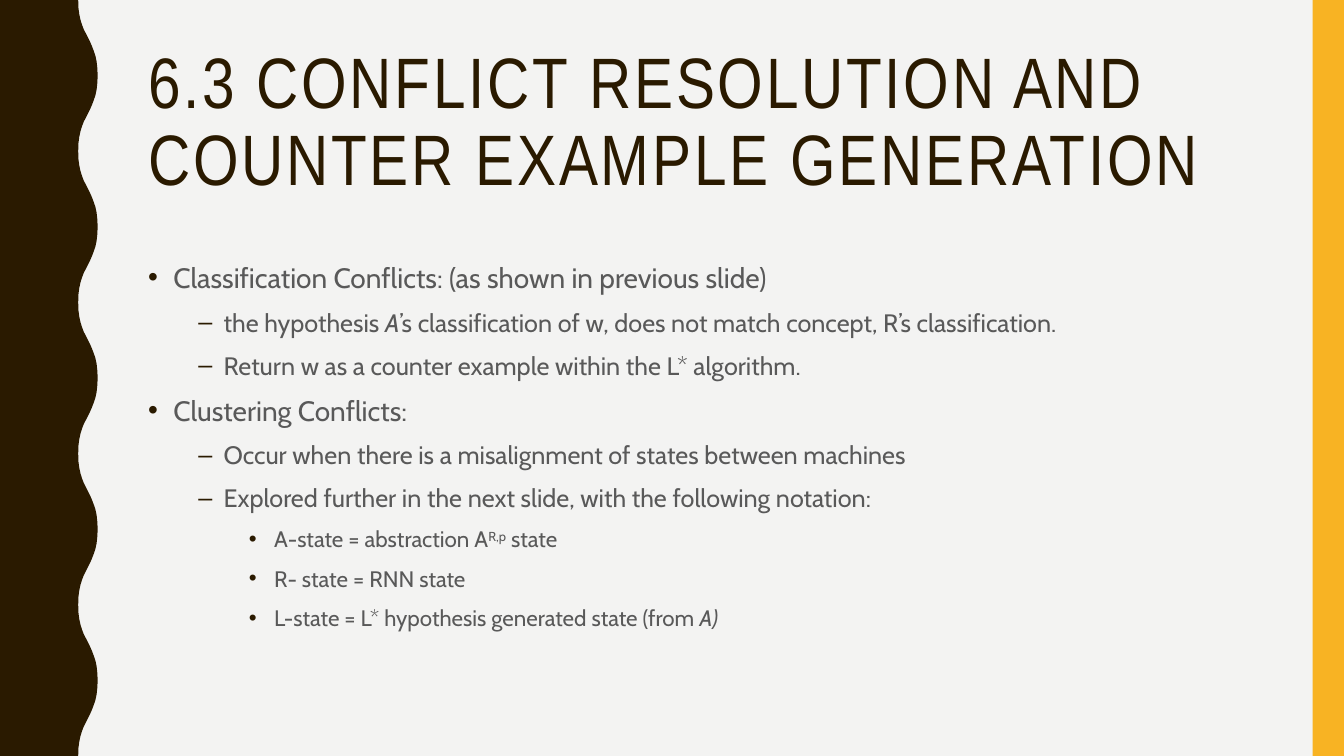
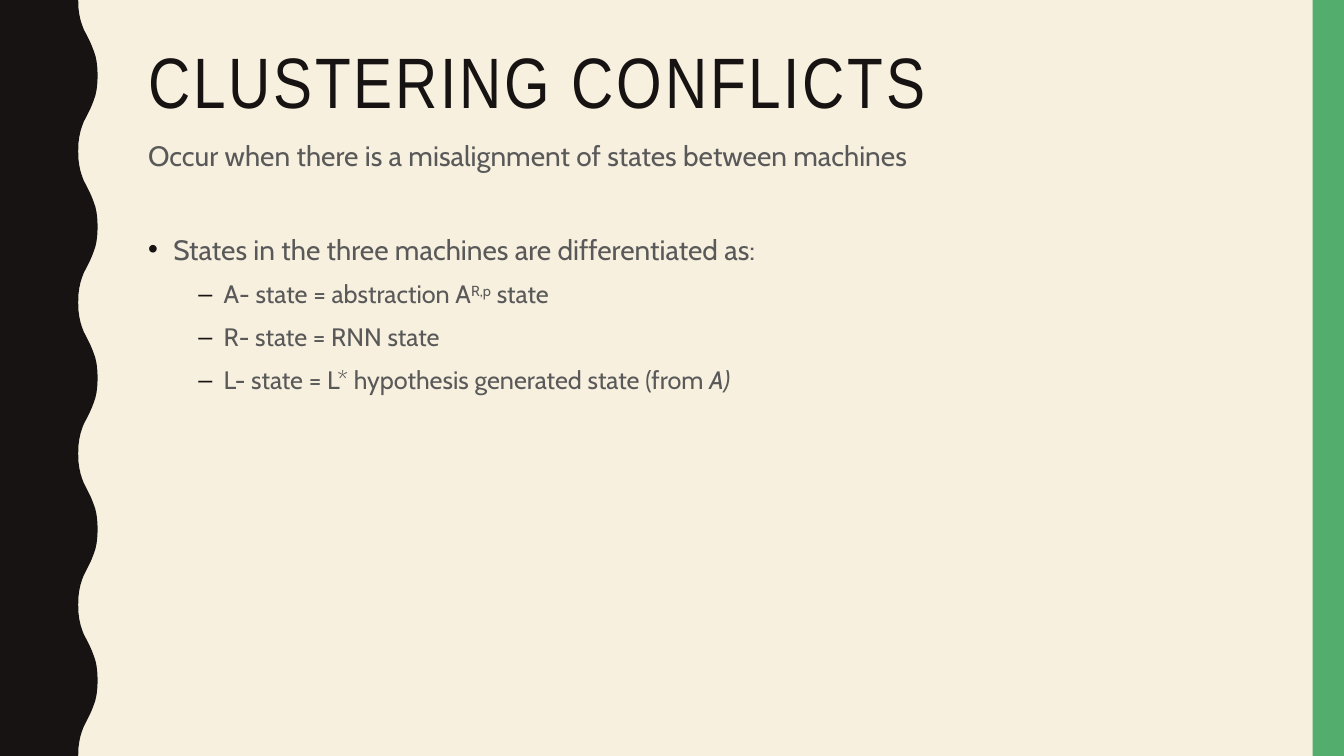
Before and after one commit to KChalk/MLandSyntax, a slide deck: slide 18 of AutomataFromRNN.pptm (slide 16 before the commit). Drawn at 1344x756 pixels with LibreOffice and Linux fonts; fonts in the diff are those of the drawing. Boxes give left, top, right and bottom in pixels: in the first picture for what was removed or moved away, otherwise in the second. Text is boxed around its words. In the diff, an @@ line names an element or a change of style, - is before the commit and + after.

```diff
--- a/AutomataFromRNN.pptm
+++ b/AutomataFromRNN.pptm
@@ background #F3F3F2 to #F7F0DF @@
@@ freeform shape at (0,0,98,756): fill #2A1A00 to #171312 @@
@@ rectangle at (1313,0,1344,756): fill #F8B323 to #53AE6E @@
@@ title at (148,58,926,109): text changed; text colour #2A1A00 to #171312 @@
-6.3 CONFLICT RESOLUTION AND COUNTER EXAMPLE GENERATION
+CLUSTERING CONFLICTS
@@ text "Occur when there is a ...": place and size @@
-text "Occur when there is a ..." at (173,267,1057,632)
+text "Occur when there is a ..." at (148,145,907,395)
@@ text at (148,145,907,346): size 18 to 20 pt in "Occur when there is a misalignment of ..."; size 16 to 18 pt in "R- state = RNN state"; bullet – to none; list level 2 to 1 in "Occur when there is a ..."; bullet • to –; list level 3 to 2 in "R- state = RNN state"; bullet colour #2A1A00 to #171312 @@
@@ text at (173,239,755,303): text changed; size 18 to 20 pt @@
-  – Explored further in the next slide, with the following notation:
-    • A-state = abstraction AR,p state
+• States in the three machines are differentiated as:
+  – A- state = abstraction AR,p state
@@ text at (173,267,1057,427): paragraphs removed @@
-• Classification Conflicts: (as shown in previous slide)
-  – the hypothesis A’s classification of w, does not match concept, R’s classification.
-  – Return w as a counter example within the L* algorithm.
-• Clustering Conflicts:
@@ text at (224,370,730,395): text changed; size 16 to 18 pt @@
-    • L-state = L* hypothesis generated state (from A)
+  – L- state = L* hypothesis generated state (from A)
```
Also in this commit, not shown: 13 other slides changed, 4 slides added, 2 slides removed.
